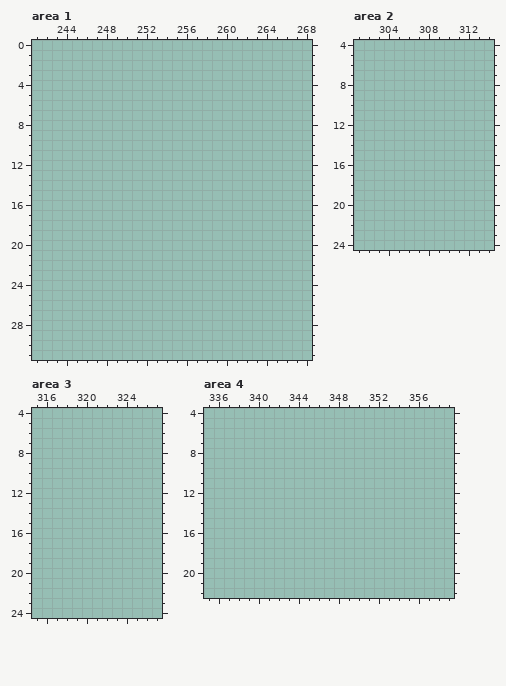
A pixel-art file gets an edit: wcale-nie-noita/test2.aseprite. Above, as it was before the edit.
400x200 pixels, 1 frame. Colours within 5 levels of each other are drawn and written as one. Shown: area 1: x 241..268, y 0..31; area 2: x 301..314, y 4..24; area 3: x 315..327, y 4..24; area 4: x 335..359, y 4..22. The commit also changed other parts of the picture, which this record leaves out.
And afterwards:
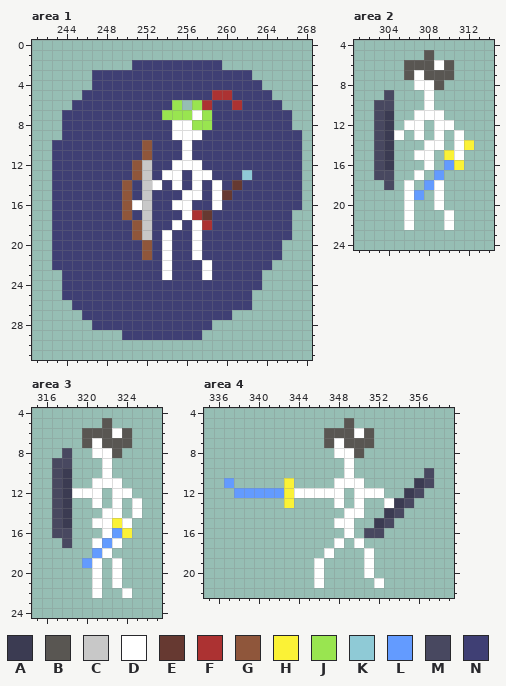
Palette (. is transparent): A #3b3b52  B #595652  C #c8c8c8  D #ffffff  E #663931  F #ac3232  G #8f563b  H #fbf236  J #99e550  K #8fcad6  L #639bff  M #484860  N #3f3f74
Changes in this commit:
Changed rows in their new state; - is an unchanged pixel.
Area 1:
first column x 243:
 2 --------NNNNNNNNN--------
 3 ----NNNNNNNNNNNNNNNN-----
 4 ----NNNNNNNNNNNNNNNNN----
 5 ---NNNNNNNNNNNNNFFNNNN---
 6 --NNNNNNNNNNJ-JFNNFNNNN--
 7 -NNNNNNNNNNJJJDJNNNNNNNN-
 8 -NNNNNNNNNNNDDJJNNNNNNNN-
 9 -NNNNNNNNNNNDDDNNNNNNNNNN
10 NNNNNNNNNGNNNDNNNNNNNNNNN
11 NNNNNNNNNGNNNDNNNNNNNNNNN
12 NNNNNNNNGCNNDDDNNNNNNNNNN
13 NNNNNNNNGCNDDNDDNNNKNNNNN
14 NNNNNNNGNCDNDNDNDNENNNNNN
15 NNNNNNNGNCNNNDDNDENNNNNNN
16 NNNNNNNGDCNNDDNNDNNNNNNNN
17 NNNNNNNGNCNNNDFENNNNNNNN-
18 NNNNNNNNGCNNDNDFNNNNNNNN-
19 NNNNNNNNGCNDNNDNNNNNNNNN-
20 NNNNNNNNNGNDNNDNNNNNNNN--
21 NNNNNNNNNGNDNNDNNNNNNNN--
22 NNNNNNNNNNNDNNNDNNNNNN---
23 -NNNNNNNNNNDNNNDNNNNN----
24 -NNNNNNNNNNNNNNNNNNNN----
25 -NNNNNNNNNNNNNNNNNNN-----
26 --NNNNNNNNNNNNNNNNNN-----
27 ---NNNNNNNNNNNNNNN-------
28 ----NNNNNNNNNNNN---------
29 -------NNNNNNNN----------
Area 2:
first column x 303:
 5 -----B----
 6 ---BBBDB--
 7 ---BDBBB--
 8 ----DDB---
 9 -M---D----
10 MM---D----
11 MA--DDD---
12 MA-DD-DD--
13 MAD-D-D-D-
14 MA---DD-DH
15 MA--DD-HD-
16 MA---D-LH-
17 MM--D-L---
18 -M-D-LD---
19 ---DL-D---
20 ---D--D---
21 ---D---D--
22 ---D---D--
Area 3:
first column x 317:
 5 -----B---
 6 ---BBBDB-
 7 ---BDBBB-
 8 -M--DDB--
 9 MM---D---
10 MA---D---
11 MA--DDD--
12 MADDD-DD-
13 MA--D-D-D
14 MA---DD-D
15 MA--DDHD-
16 MM---DLH-
17 -M--DLD--
18 ----LD---
19 ---LD-D--
20 ----D-D--
21 ----D-D--
22 ----D--D-
Area 4:
first column x 337:
 5 ------------B--------
 6 ----------BBBDB------
 7 ----------BDBBB------
 8 -----------DDB-------
 9 ------------D--------
10 ------------D-------M
11 L-----H----DDD-----AM
12 -LLLLLHDDDDD-DDD--AM-
13 ------H----D-D--DAM--
14 ------------DD--AM---
15 -----------DD--AM----
16 ------------D-MM-----
17 -----------D-D-------
18 ----------D---D------
19 ---------D----D------
20 ---------D----D------
21 ---------D-----D-----
Boxes around the changes in both pictures, in picture pixels (x1, y1, x2, y2):
added: (52, 60, 302, 340)
added: (374, 50, 474, 230)
added: (52, 418, 142, 598)
added: (224, 418, 434, 588)
